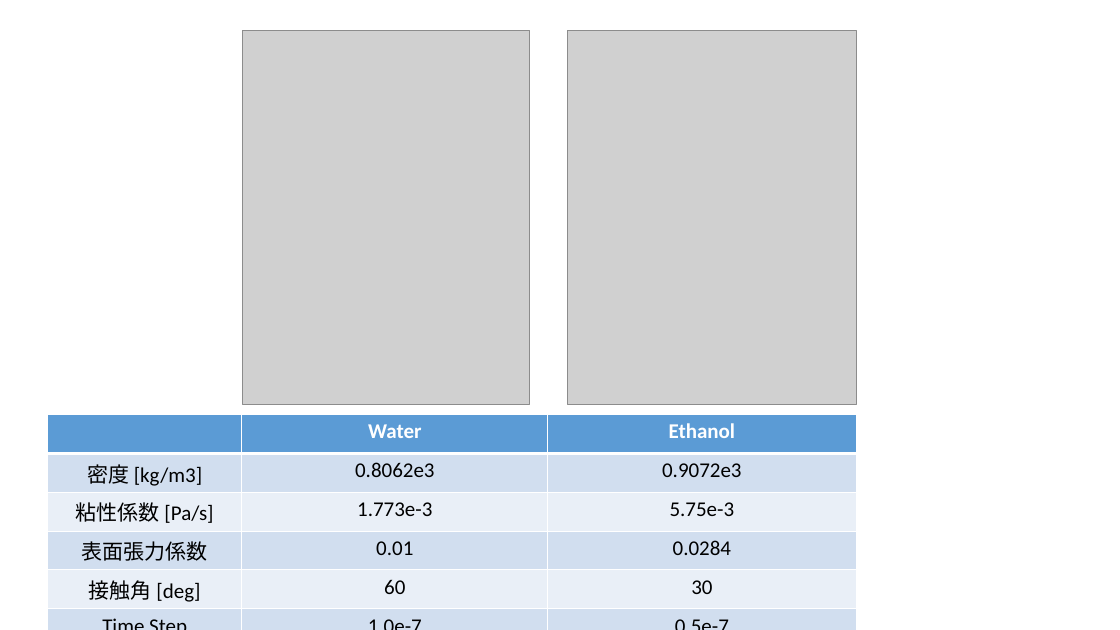
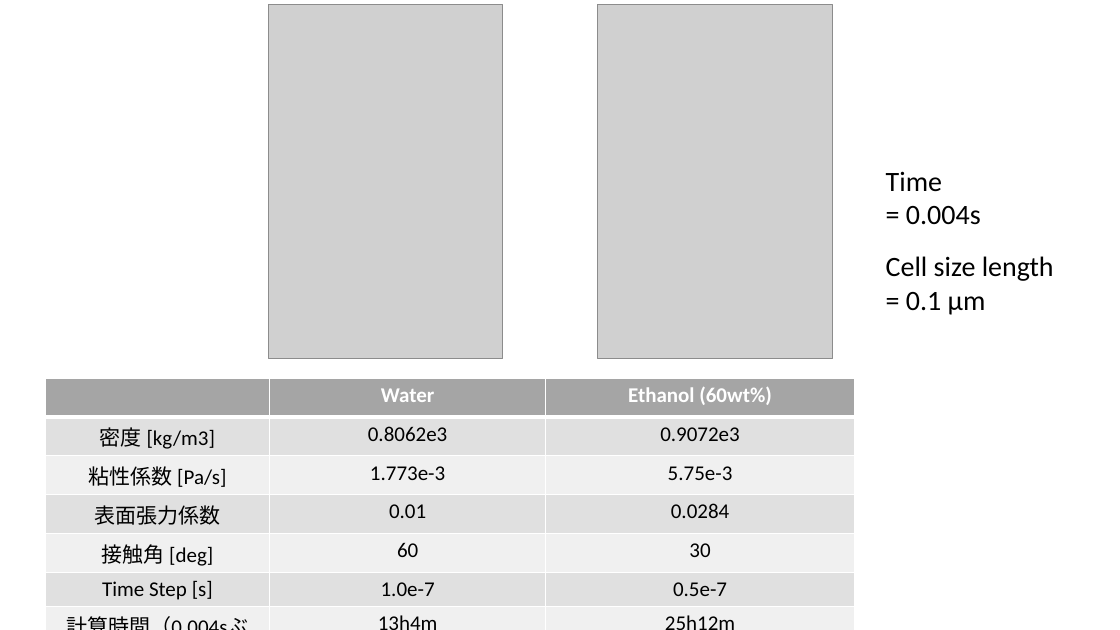
Before and after one commit to Kosei-lab/droplet, a slide deck: slide 2 of Ethanol-drop.pptx (slide 3 before the commit). Drawn at 1120x630 pixels with LibreOffice and Linux fonts; fonts in the diff are those of the drawing; grey boxes stand for pictures. Boxes give left, top, right and bottom in pixels: in the first picture for what was removed or moved away, otherwise in the second. Text is boxed around its words. In the diff, an @@ line names an element or a change of style, - is before the commit and + after.

```diff
--- a/Ethanol-drop.pptx
+++ b/Ethanol-drop.pptx
@@ picture: place and size @@
-picture at [242,30,529,404]
+picture at [269,4,503,359]
@@ picture: place and size @@
-picture at [568,30,856,404]
+picture at [597,4,833,359]
@@ text added at [886,171,981,225], 24 pt, text #000000 @@
+Time
+= 0.004s
@@ text added at [886,256,1054,315], 24 pt, text #000000 @@
+Cell size length
+= 0.1 μm
@@ table at [45,378,854,621] @@
-row 1, column 3: Ethanol
+row 1, column 3: Ethanol (60wt%)
-row 6: Time Step | 1.0e-7 | 0.5e-7
+row 6: Time Step [s] | 1.0e-7 | 0.5e-7
+row 7: 計算時間（0.004sぶん） | 13h4m | 25h12m
@@ table: place and size @@
-table at [48,414,857,623]
+table at [45,378,854,621]
```
Also in this commit, not shown: 2 slides added, 1 slide removed, 1 other file.
